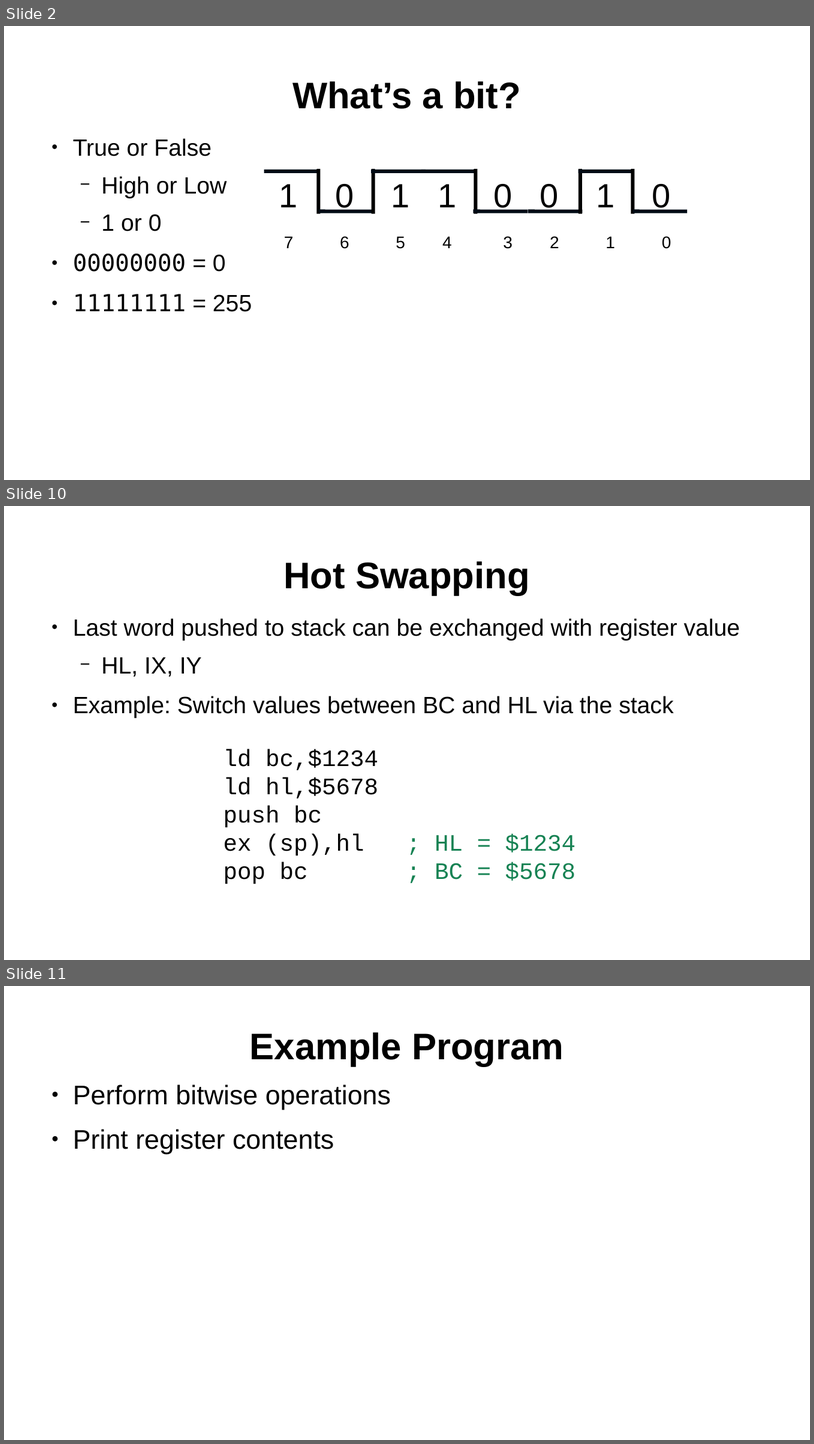
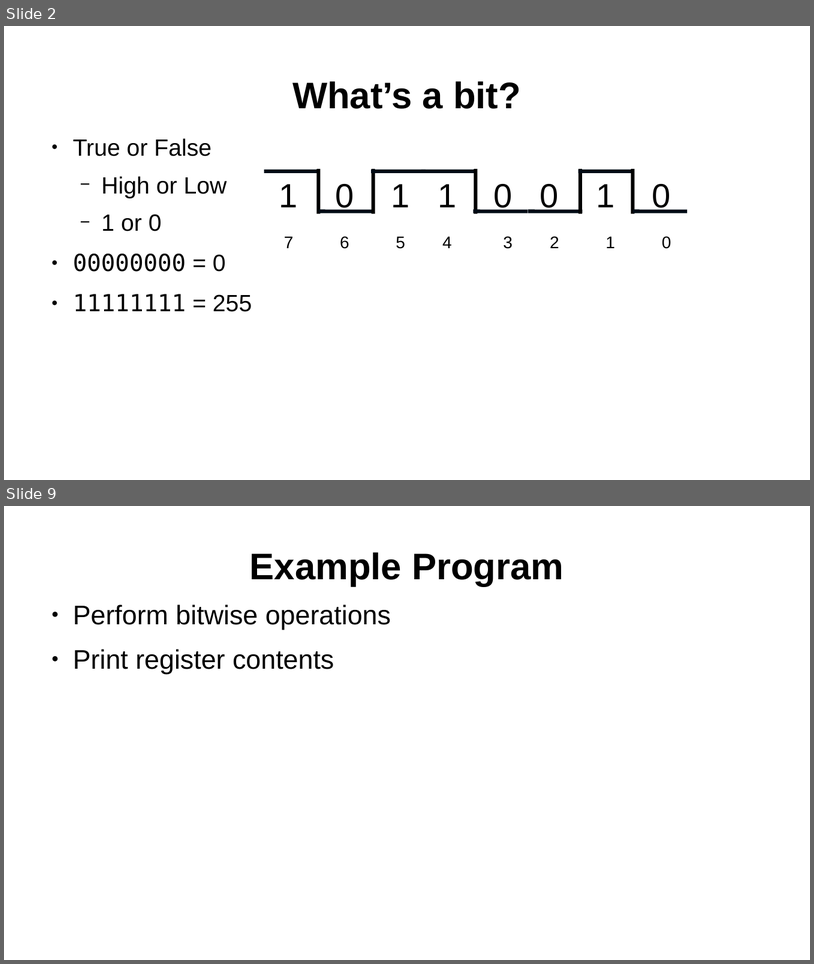
Before and after one commit to SlithyMatt/zxs-assembly-tutorial, a slide deck: Lesson7/Lesson7.odp. Shown one above the other, each under a label of ours: slides 2, 10 and 11 before the commit, slides 2 and 9 after it; the slides between them are not shown. The pictures are 814x1444 and 814x964 pixels, drawn with LibreOffice and Linux fonts; fonts in the diff are those of the drawing. Boxes give left, top, right and bottom in pixels: in the first picture for what was removed or moved away, otherwise in the second. Text is boxed around its words. In the diff, an @@ line names an element or a change of style, - is before the commit and + after.

```diff
--- a/Lesson7/Lesson7.odp
+++ b/Lesson7/Lesson7.odp
@@ slide 10 removed at box(4, 506, 810, 960), background #FFFFFF @@
@@ title removed at box(284, 561, 530, 595) @@
-Hot Swapping
@@ text removed at box(73, 618, 741, 718) @@
-● Last word pushed to stack can be exchanged with register value
-  − HL, IX, IY
-● Example: Switch values between BC and HL via the stack
@@ text removed at box(224, 749, 576, 880) @@
-ld bc,$1234
-ld hl,$5678
-push bc
-ex (sp),hl ; HL = $1234
-pop bc ; BC = $5678
@@ what was slide 11 is now slide 9 @@
```
Also in this commit, not shown: 6 slides added, 7 other slides removed.
